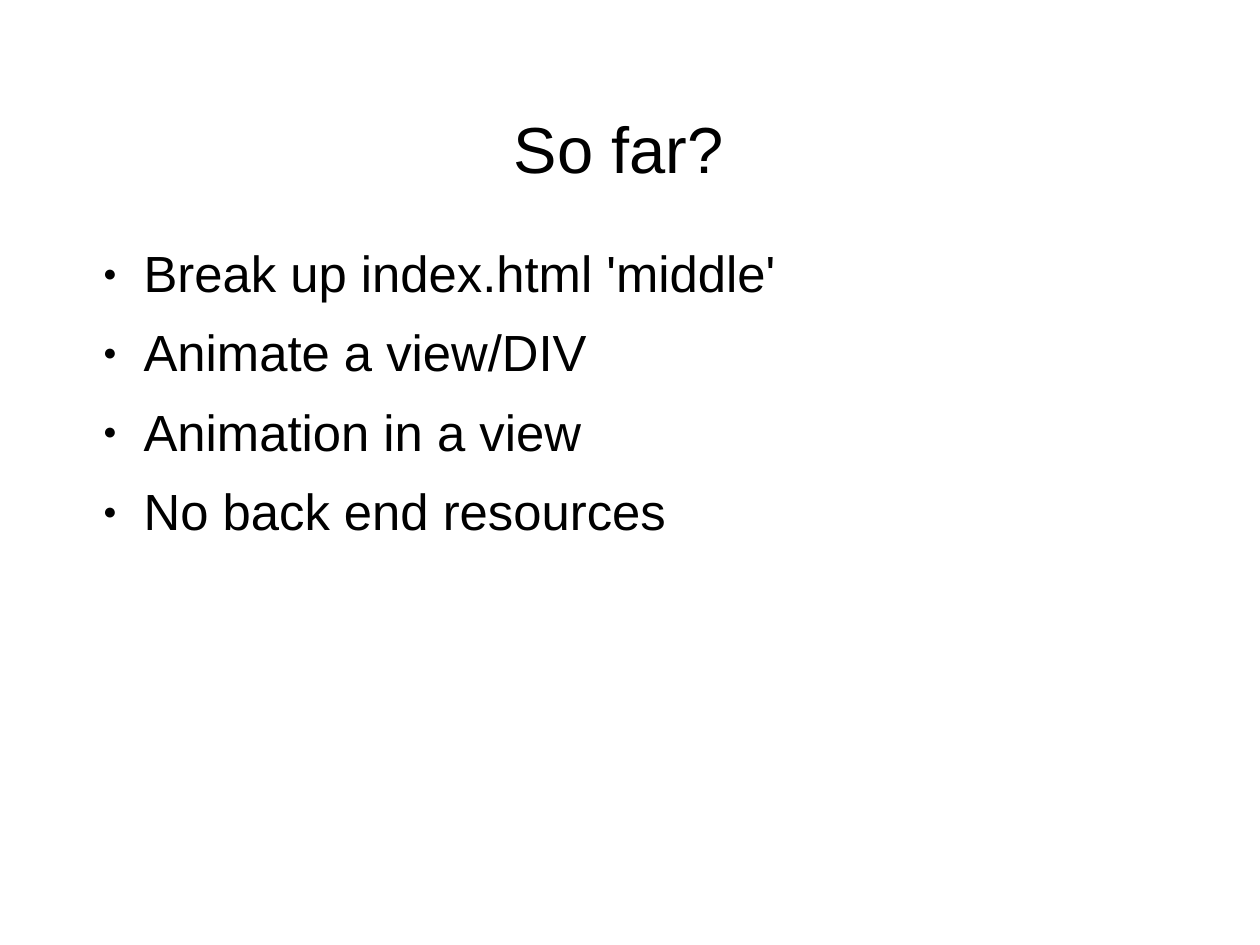
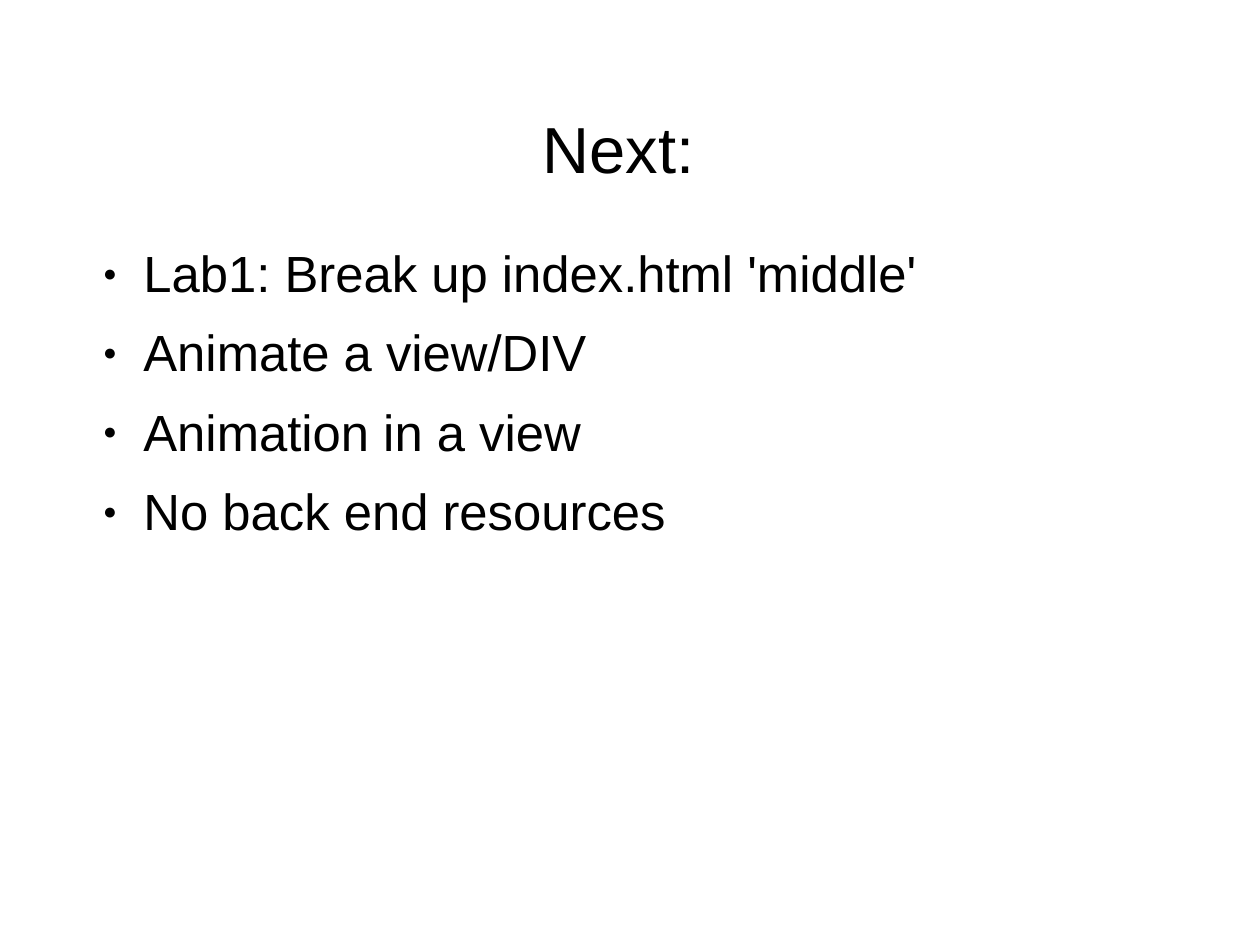
Before and after one commit to puppetMaster3/bikeSheding, a slide deck: slide 2 of training/2of2.ppt. Drawn at 1260x945 pixels with LibreOffice and Linux fonts; fonts in the diff are those of the drawing; background and template pictures are left out. Boxes give left, top, right and bottom in pixels: in the first picture for what was removed or moved away, otherwise in the second. Text is boxed around its words. In the diff, an @@ line names an element or a change of style, - is before the commit and + after.

```diff
--- a/training/2of2.ppt
+++ b/training/2of2.ppt
@@ title at [543, 128, 695, 174]: text changed @@
-So far?
+Next:
@@ text at [143, 255, 916, 303]: text changed @@
-● Break up index.html 'middle'
+● Lab1: Break up index.html 'middle'
```
Also in this commit, not shown: 13 other slides changed, 2 slides added, 9 other files.
